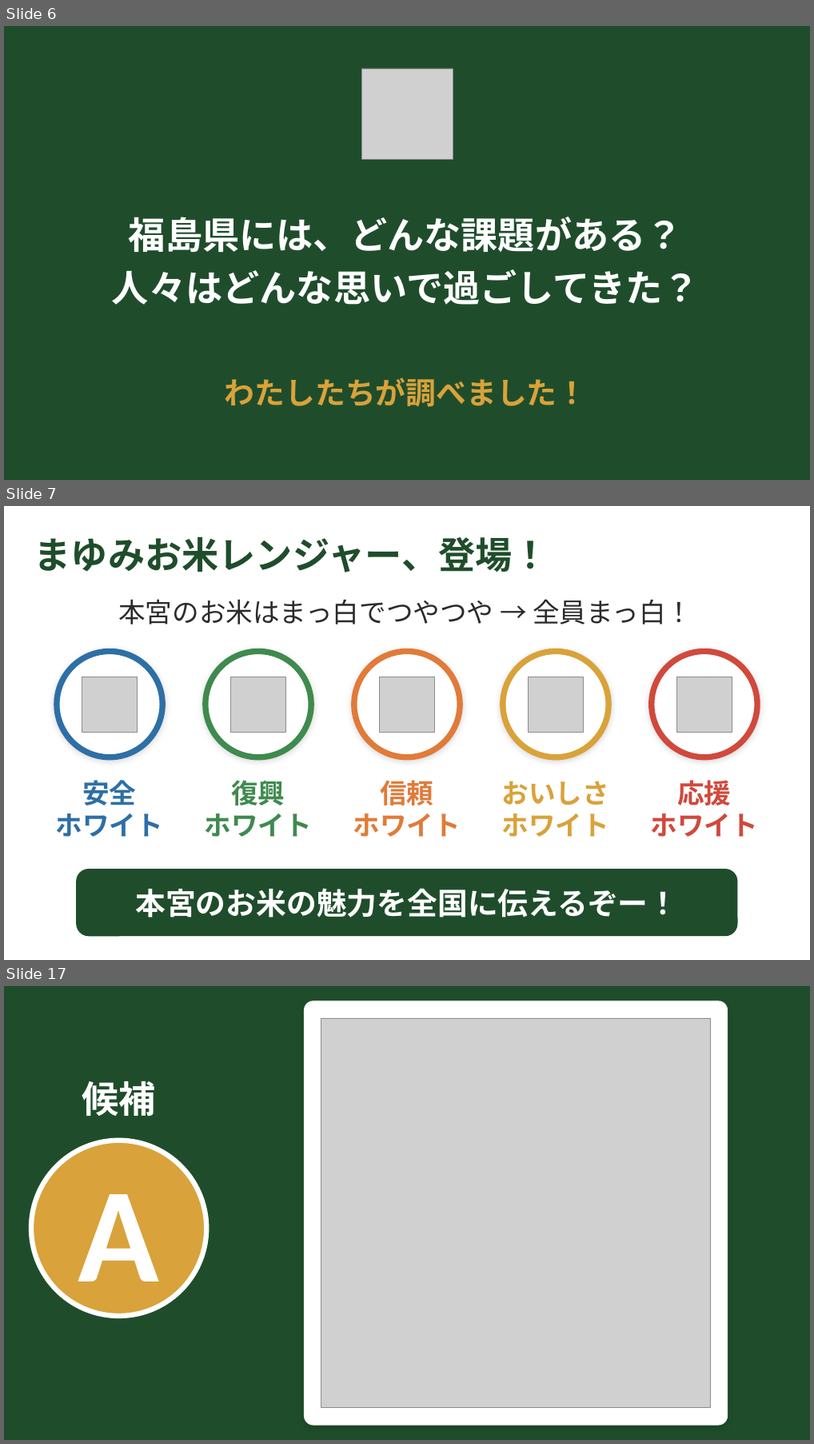
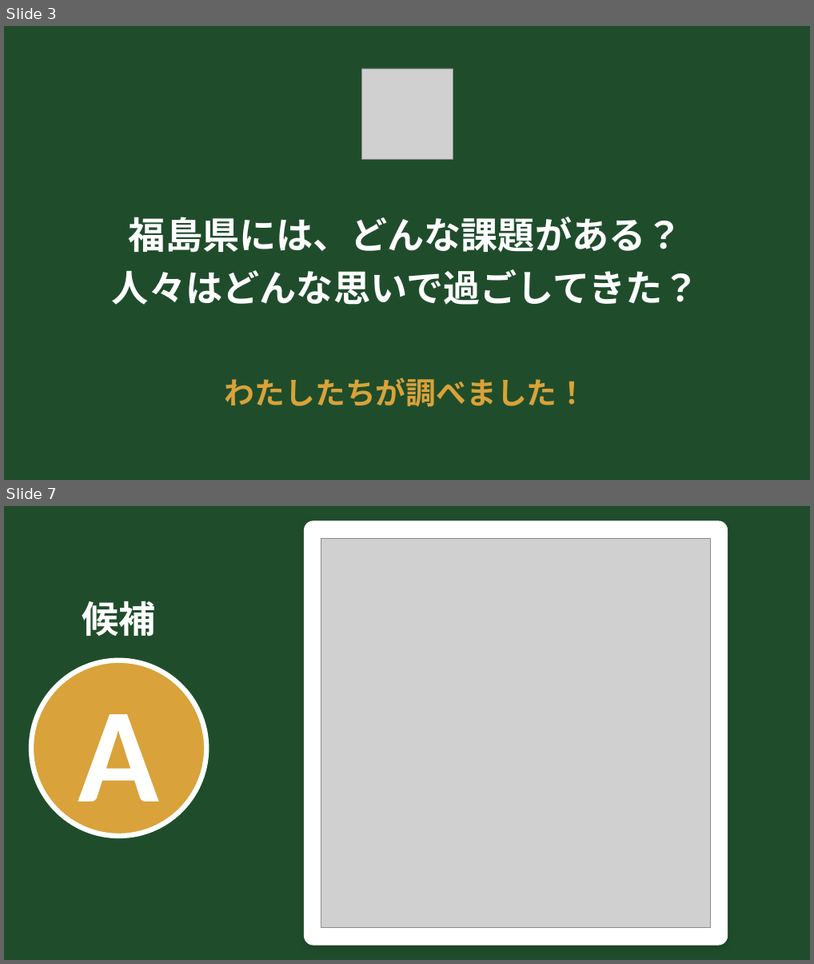
Before and after one commit to liberabitjp-hue/-, a slide deck: slides/お米アピール大作戦_発表スライド.pptx. Shown one above the other, each under a label of ours: slides 6, 7 and 17 before the commit, slides 3 and 7 after it; the slides between them are not shown. The pictures are 814x1444 and 814x964 pixels, drawn with LibreOffice and Linux fonts; fonts in the diff are those of the drawing; grey boxes stand for pictures. Boxes give left, top, right and bottom in pixels: in the first picture for what was removed or moved away, otherwise in the second. Text is boxed around its words. In the diff, an @@ line names an element or a change of style, - is before the commit and + after.

```diff
--- a/slides/お米アピール大作戦_発表スライド.pptx
+++ b/slides/お米アピール大作戦_発表スライド.pptx
@@ slide 7 removed at (4, 506, 810, 960), background #FFFFFF @@
@@ title removed at (34, 536, 550, 572) @@
-まゆみお米レンジャー、登場！
@@ text removed at (118, 599, 693, 624) @@
-本宮のお米はまっ白でつやつや → 全員まっ白！
@@ ellipse removed at (57, 651, 162, 757) @@
@@ ellipse removed at (206, 651, 311, 757) @@
@@ ellipse removed at (354, 651, 460, 757) @@
@@ ellipse removed at (503, 651, 609, 757) @@
@@ ellipse removed at (652, 651, 758, 757) @@
@@ picture removed at (82, 676, 137, 732) @@
@@ picture removed at (231, 676, 286, 732) @@
@@ picture removed at (380, 676, 434, 732) @@
@@ picture removed at (529, 676, 583, 732) @@
@@ picture removed at (678, 676, 732, 732) @@
@@ text removed at (56, 780, 163, 836) @@
-安全
-ホワイト
@@ text removed at (205, 780, 312, 836) @@
-復興
-ホワイト
@@ text removed at (354, 780, 461, 836) @@
-信頼
-ホワイト
@@ text removed at (502, 780, 610, 836) @@
-おいしさ
-ホワイト
@@ text removed at (651, 780, 758, 836) @@
-応援
-ホワイト
@@ rounded rectangle removed at (77, 869, 738, 936) @@
@@ text removed at (135, 888, 678, 917) @@
-本宮のお米の魅力を全国に伝えるぞー！
@@ what was slide 6 is now slide 3 @@
@@ what was slide 17 is now slide 7 @@
```
Also in this commit, not shown: 3 slides changed, 10 other slides removed, 2 other files.
